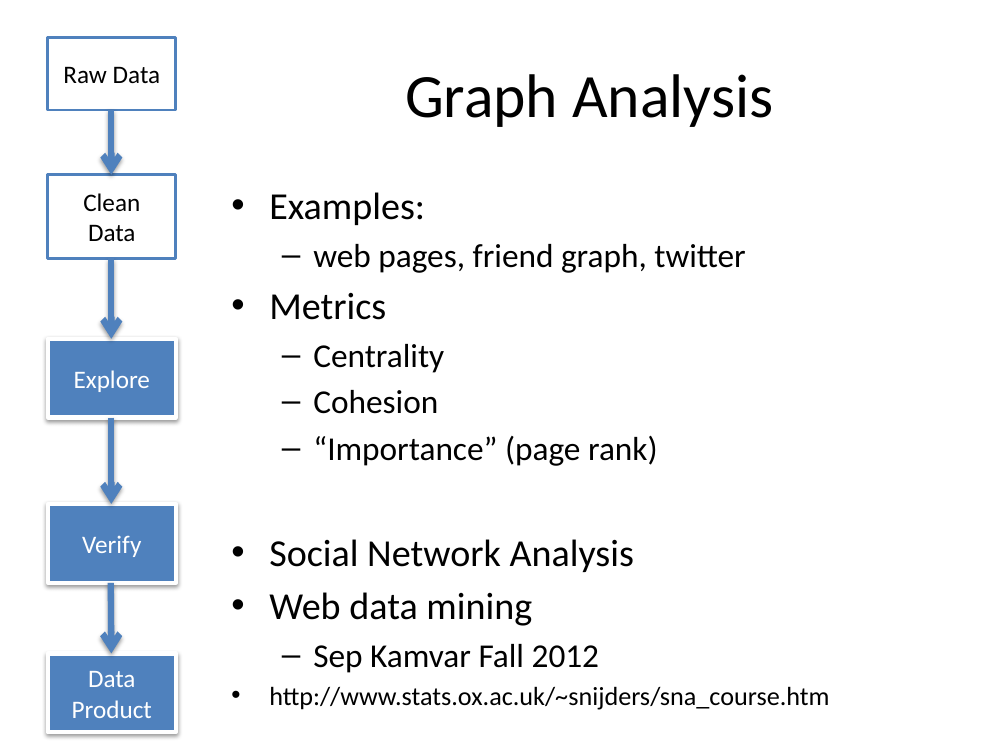
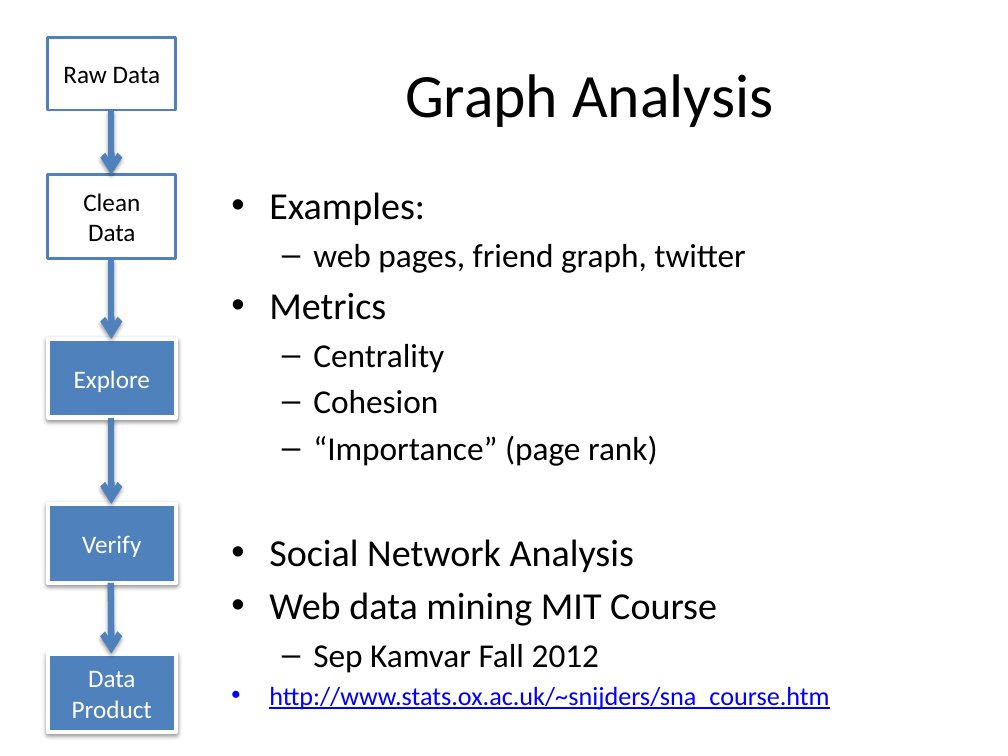
Before and after one commit to dataiap/dataiap, a slide deck: slide 26 of lectures/day6.pptx. Drawn at 1008x756 pixels with LibreOffice and Linux fonts; fonts in the diff are those of the drawing. Boxes give left, top, right and bottom in pixels: in the first picture for what was removed or moved away, otherwise in the second. Text is boxed around its words. In the diff, an @@ line names an element or a change of style, - is before the commit and + after.

```diff
--- a/lectures/day6.pptx
+++ b/lectures/day6.pptx
@@ text at (x1=269, y1=592, x2=717, y2=626): text changed @@
-• Web data mining
+• Web data mining MIT Course
@@ text at (x1=269, y1=686, x2=829, y2=710): text colour #000000 to #0000FF, underline on in "http://www.stats.ox.ac.uk/~snijders/sna_course.htm" @@
```
Also in this commit, not shown: 12 other slides changed.
